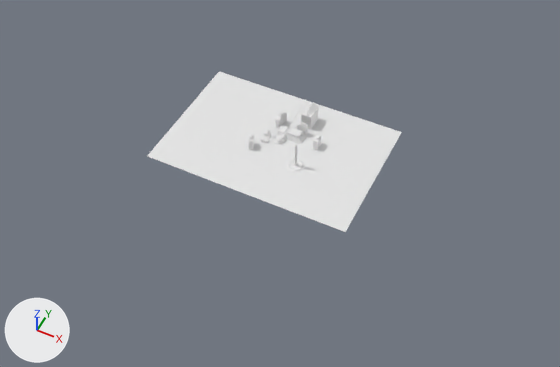
One commit to the Blender file Assets/Models/Map/mapa2.blend: the scene before it, then after it.
Camera for both pictures: a 50 mm camera at (658.0, -1204.0, 1360.0) aimed at (113.0, -114.0, -3.0). The axes (+X, +Y, +Z) are drawn at lower left. The lights are the same throughout.

Script lines for the objects in view, before the commit:
```python
ob_beziercurve = bpy.data.objects.new('BezierCurve', cu_beziercurve)
ob_beziercurve.location = (0.0, 0.0, 0.0)
ob_beziercurve.scale = (8.33, 8.33, 8.33)
ob_cube_005 = bpy.data.objects.new('Cube.005', me_cube_003)
ob_cube_005.location = (122.0, -48.0, 3.0)
ob_cube_005.scale = (1.82, 1.82, 1.82)
ob_cylinder = bpy.data.objects.new('Cylinder', me_cylinder)
ob_cylinder.location = (0.0, 0.0, 0.0)
ob_plane = bpy.data.objects.new('Plane', me_plane)
ob_plane.location = (0.0, 0.0, 0.0)
ob_plane.scale = (18.5, 18.5, 18.5)
```
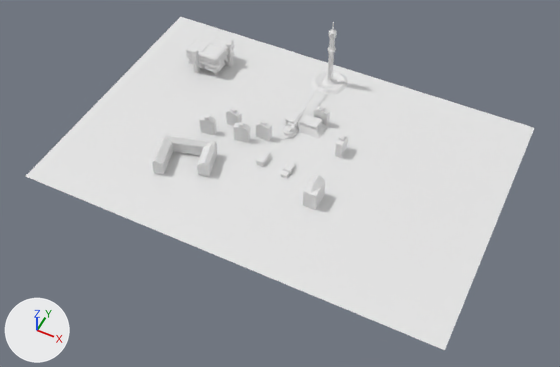
ob_beziercurve is not drawn itself; it is used by a modifier of ob_cylinder.

Where the newer file only moved an object's origin or applied its transform, the numbers keep the older frame.

Diff of the bpy script that builds the scene:
```diff
--- a/Assets/Models/Map/mapa2.blend.py
+++ b/Assets/Models/Map/mapa2.blend.py
@@ me_cube_014 @@
+me_cube_014.from_pydata(...)  # 48 vertices, 46 faces; spans x -3.49..3.49, y -1.0..9.94, z -1.41..1.0
@@ me_cube_013 @@
+me_cube_013.from_pydata(...)  # 46 vertices, 44 faces; spans x -2.34..2.34, y -1.0..1.0, z -3.44..3.64
@@ me_cube_006 @@
+me_cube_006.from_pydata(...)  # 614 vertices, 560 faces; spans x -31.9..35.2, y -35.0..31.9, z -9.1..39.0
@@ ob_plane @@
 ob_plane = bpy.data.objects.new('Plane', me_plane)
-ob_plane.location = (0.0, 0.0, 0.0)
-ob_plane.scale = (18.5, 18.5, 18.5)
+ob_plane.location = (-12.0, -3.0, -4.0)
+ob_plane.scale = (36.7, 36.7, 36.7)
@@ ob_beziercurve @@
 ob_beziercurve = bpy.data.objects.new('BezierCurve', cu_beziercurve)
-ob_beziercurve.location = (0.0, 0.0, 0.0)
-ob_beziercurve.scale = (8.33, 8.33, 8.33)
+ob_beziercurve.location = (-20.04, 29.35, -3.652)
+ob_beziercurve.scale = (12.5, 12.5, 12.5)
@@ ob_cube_005 @@
 ob_cube_005 = bpy.data.objects.new('Cube.005', me_cube_003)
-ob_cube_005.location = (122.0, -48.0, 3.0)
-ob_cube_005.scale = (1.82, 1.82, 1.82)
+ob_cube_005.location = (69.0, 271.0, 2.0)
+ob_cube_005.scale = (4.34, 4.34, 4.34)
@@ ob_cylinder @@
 ob_cylinder = bpy.data.objects.new('Cylinder', me_cylinder)
-ob_cylinder.location = (0.0, 0.0, 0.0)
+ob_cylinder.location = (-20.0, 29.0, -4.0)
+ob_cylinder.scale = (1.5, 1.5, 1.5)
 _m = ob_cylinder.modifiers.new('Array', 'ARRAY')
@@ ob_cube_014 @@
+ob_cube_014 = bpy.data.objects.new('Cube.014', me_cube_014)
+ob_cube_014.location = (-128.0, -121.0, 17.0)
+ob_cube_014.rotation_euler = (0.0, 0.0, 0.267)  # degrees (0, 0, 15)
+ob_cube_014.scale = (-18.9, -8.39, -18.9)
+_m = ob_cube_014.modifiers.new('Decimate', 'DECIMATE')
+_m.decimate_type = 'UNSUBDIV'
+_m.ratio = 0.253
@@ ob_cube_013 @@
+ob_cube_013 = bpy.data.objects.new('Cube.013', me_cube_013)
+ob_cube_013.location = (-124.0, -37.0, 22.0)
+ob_cube_013.rotation_euler = (0.0, 0.0, 6.457)  # degrees (0, 0, 10)
+ob_cube_013.scale = (7.84, 7.84, 7.84)
@@ ob_cube_012 @@
+ob_cube_012 = bpy.data.objects.new('Cube.012', me_cube_013.copy())
+ob_cube_012.location = (-79.0, 13.0, 22.0)
+ob_cube_012.rotation_euler = (0.0, 0.0, 3.006)  # degrees (0, 0, 172)
+ob_cube_012.scale = (7.84, 7.84, 7.84)
@@ ob_cube_011 @@
+ob_cube_011 = bpy.data.objects.new('Cube.011', me_cube_006)
+ob_cube_011.location = (-250.0, 196.0, 9.0)
+ob_cube_011.scale = (1.5, 1.5, 1.5)
```

What differs and where, as boxes [x1, y1, x2, y2] in the pictures (560 x 367 px):
'Plane', moved, rescaled (99% wider, 106% taller)
    before: [147, 71, 402, 232]
    after: [26, 17, 534, 350]
'Cube.014', added
    after: [152, 134, 217, 177]
'Cube.011', added
    after: [186, 36, 235, 75]
'Cube.005', moved, rescaled (100% wider, 121% taller)
    before: [287, 141, 305, 173]
    after: [311, 22, 348, 94]
'Cube.013', added
    after: [200, 115, 217, 135]
'Cube.012', added
    after: [226, 107, 242, 127]
'Cylinder', moved, rescaled (40% wider, 44% taller)
    before: [278, 99, 307, 141]
    after: [286, 73, 327, 134]
